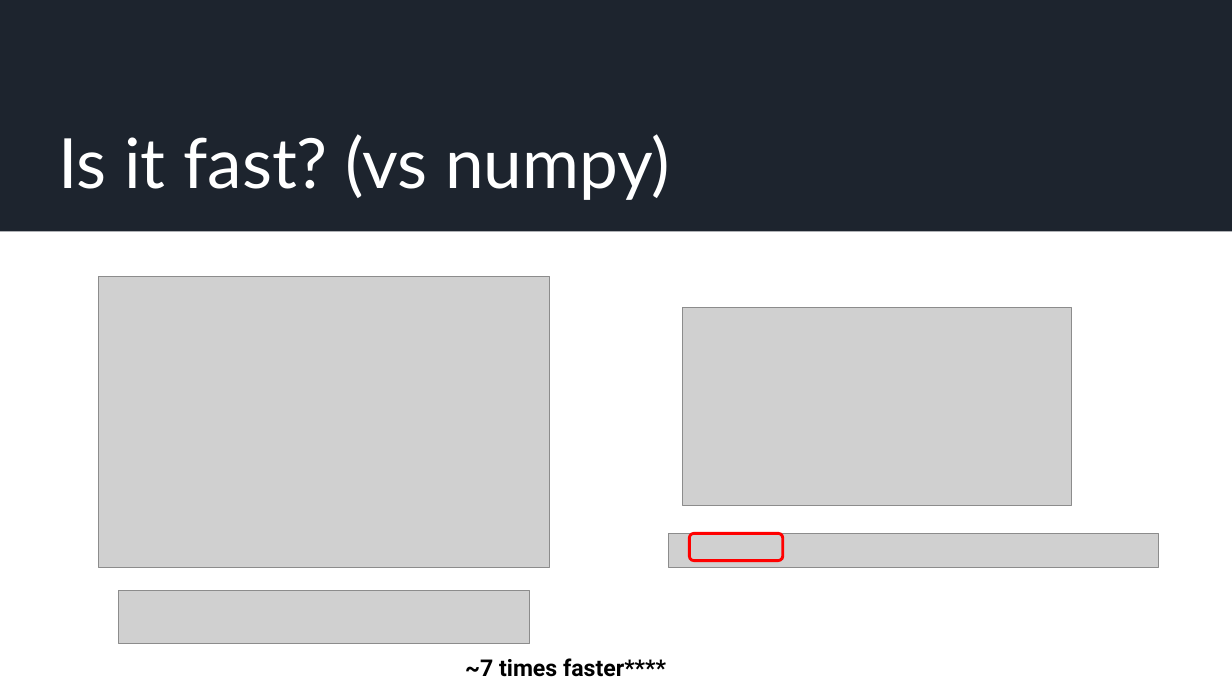
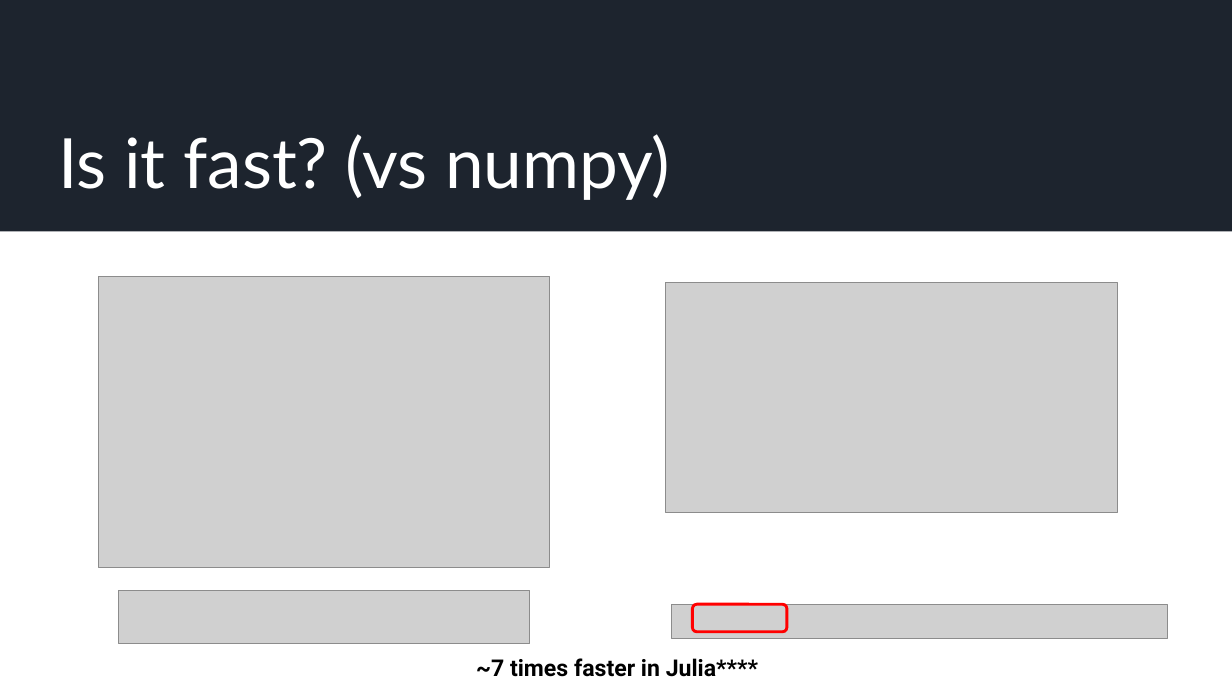
Before and after one commit to JamieMair/julia-for-research-with-hpc, a slide deck: slide 6 of Practical examples of accelerating numerical and ML research.pptx. Drawn at 1232x693 pixels with LibreOffice and Linux fonts; fonts in the diff are those of the drawing; grey boxes stand for pictures. Boxes give left, top, right and bottom in pixels: in the first picture for what was removed or moved away, otherwise in the second. Text is boxed around its words. In the diff, an @@ line names an element or a change of style, - is before the commit and + after.

```diff
--- a/Practical examples of accelerating numerical and ML research.pptx
+++ b/Practical examples of accelerating numerical and ML research.pptx
@@ picture: place and size @@
-picture at box(682, 308, 1072, 506)
+picture at box(665, 283, 1117, 512)
@@ picture: place and size @@
-picture at box(669, 533, 1159, 567)
+picture at box(672, 604, 1168, 639)
@@ rounded rectangle: place and size @@
-rounded rectangle at box(689, 533, 783, 561)
+rounded rectangle at box(692, 604, 787, 632)
@@ text at box(476, 658, 758, 677): text changed @@
-~7 times faster****
+~7 times faster in Julia****
```
Also in this commit, not shown: 3 other slides changed.
